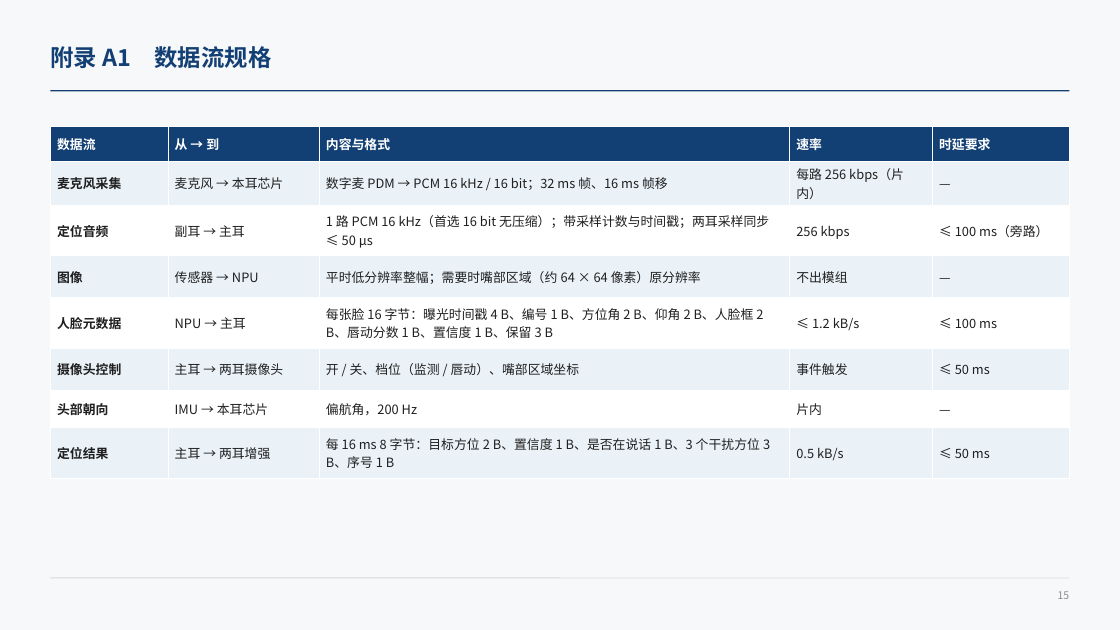
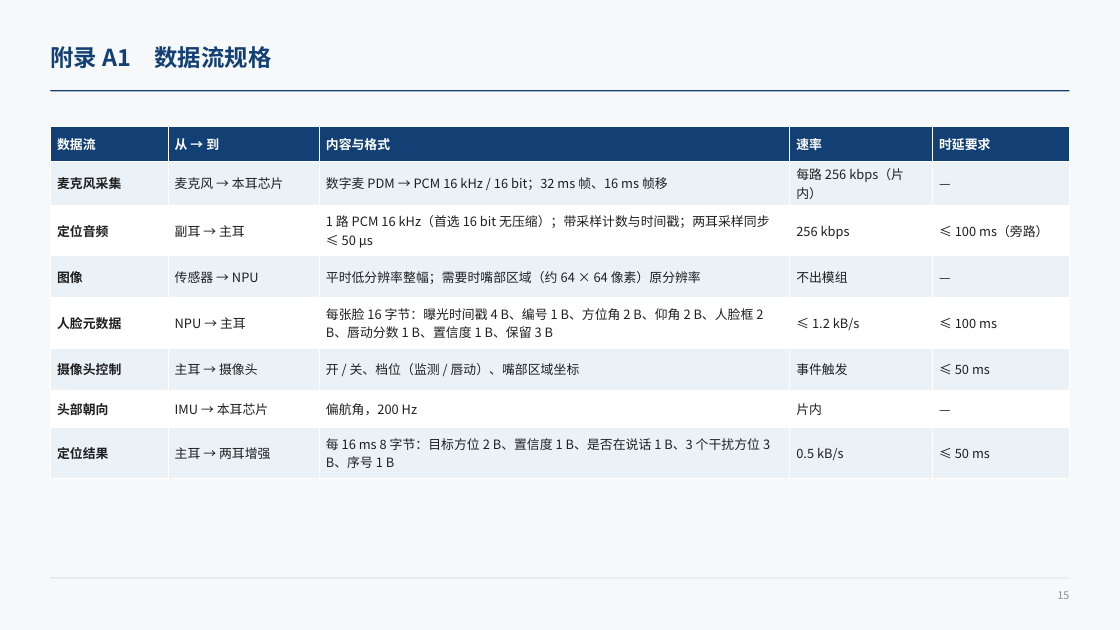
Before and after one commit to ZeroFoxxi/ssl-scene1, a slide deck: slide 15 of 02_耳机声源定位/耳机摄像头听觉辅助_整体设计方案.pptx. Drawn at 1120x630 pixels with LibreOffice and Linux fonts; fonts in the diff are those of the drawing. Boxes give left, top, right and bottom in pixels: in the first picture for what was removed or moved away, otherwise in the second. Text is boxed around its words. In the diff, an @@ line names an element or a change of style, - is before the commit and + after.

```diff
--- a/02_耳机声源定位/耳机摄像头听觉辅助_整体设计方案.pptx
+++ b/02_耳机声源定位/耳机摄像头听觉辅助_整体设计方案.pptx
@@ table at (50, 126, 1070, 472) @@
-row 6, column 2: 主耳 → 两耳摄像头
+row 6, column 2: 主耳 → 摄像头
```
Also in this commit, not shown: 3 other files.
